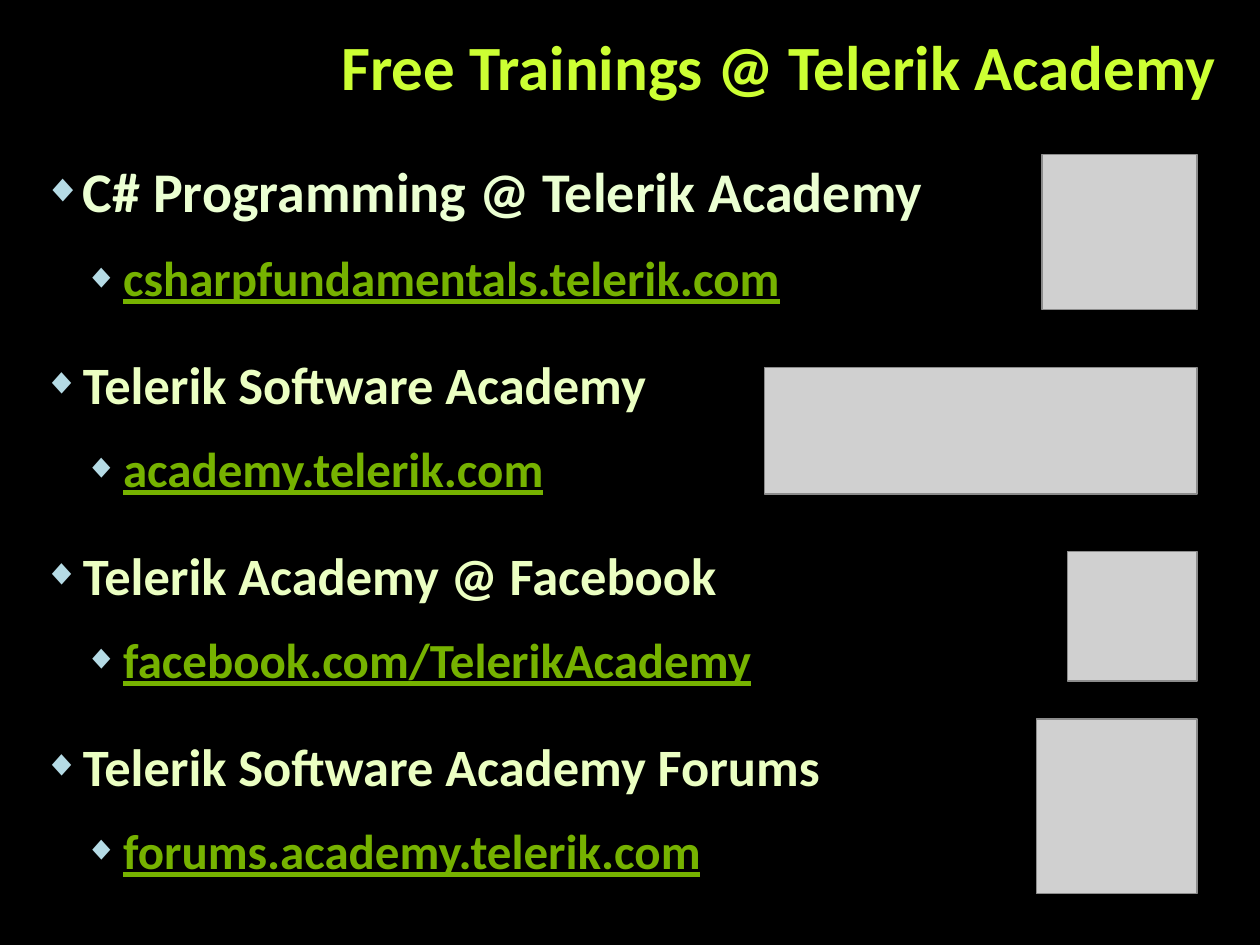
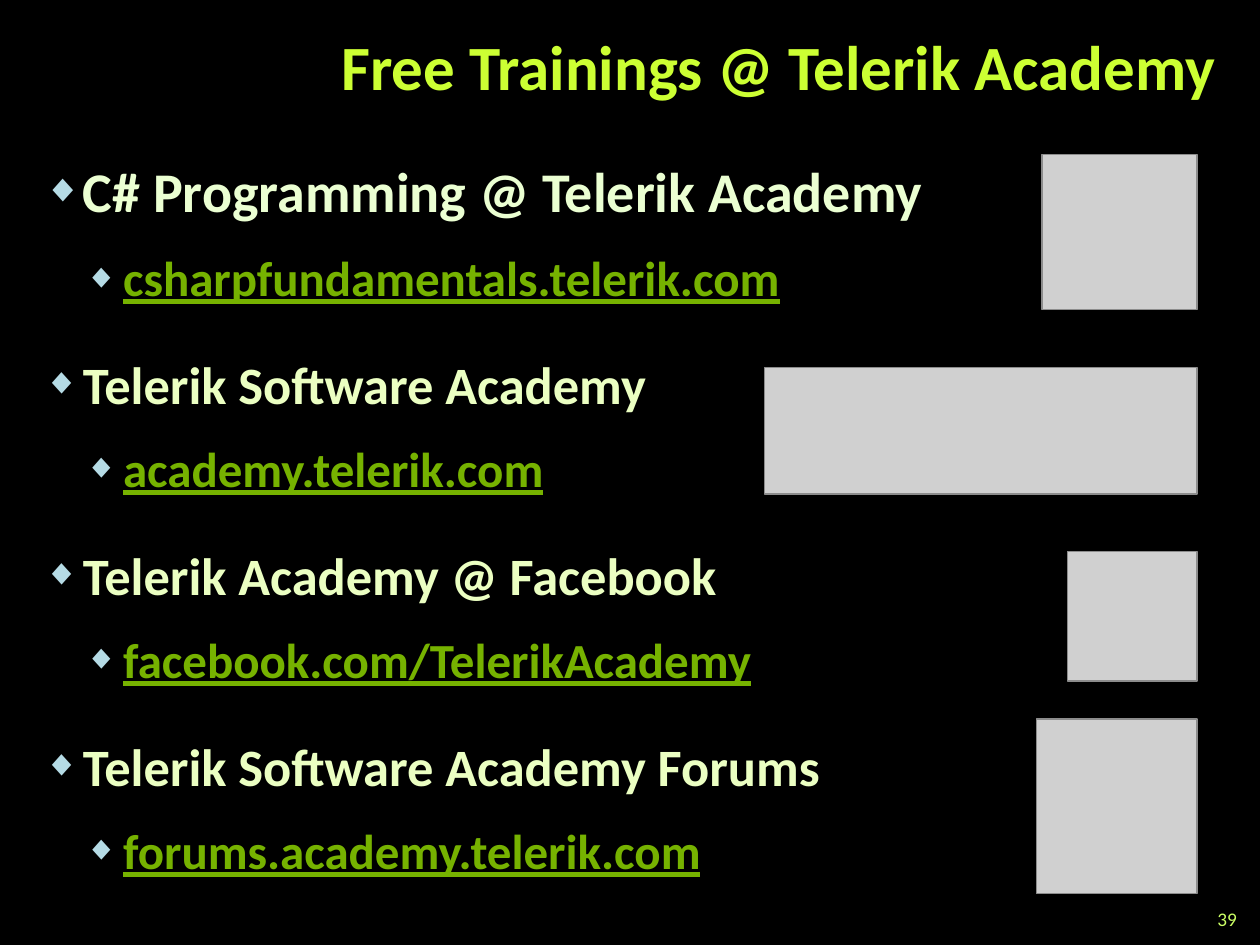
Before and after one commit to martin-nikolov/Telerik-Academy, a slide deck: slide 39 of ASP.NET Web Forms/01. Introduction to ASP.NET/Introduction-to-ASP.NET.pptx. Drawn at 1260x945 pixels with LibreOffice and Linux fonts; fonts in the diff are those of the drawing; grey boxes stand for pictures; background and template pictures are left out. Boxes give left, top, right and bottom in pixels: in the first picture for what was removed or moved away, otherwise in the second. Text is boxed around its words. In the diff, an @@ line names an element or a change of style, - is before the commit and + after.

```diff
--- a/ASP.NET Web Forms/01. Introduction to ASP.NET/Introduction-to-ASP.NET.pptx
+++ b/ASP.NET Web Forms/01. Introduction to ASP.NET/Introduction-to-ASP.NET.pptx
@@ page number added at box(1217, 913, 1236, 926), 11 pt, text #CCFF66 @@
+39
```
Also in this commit, not shown: 3 other slides changed.
